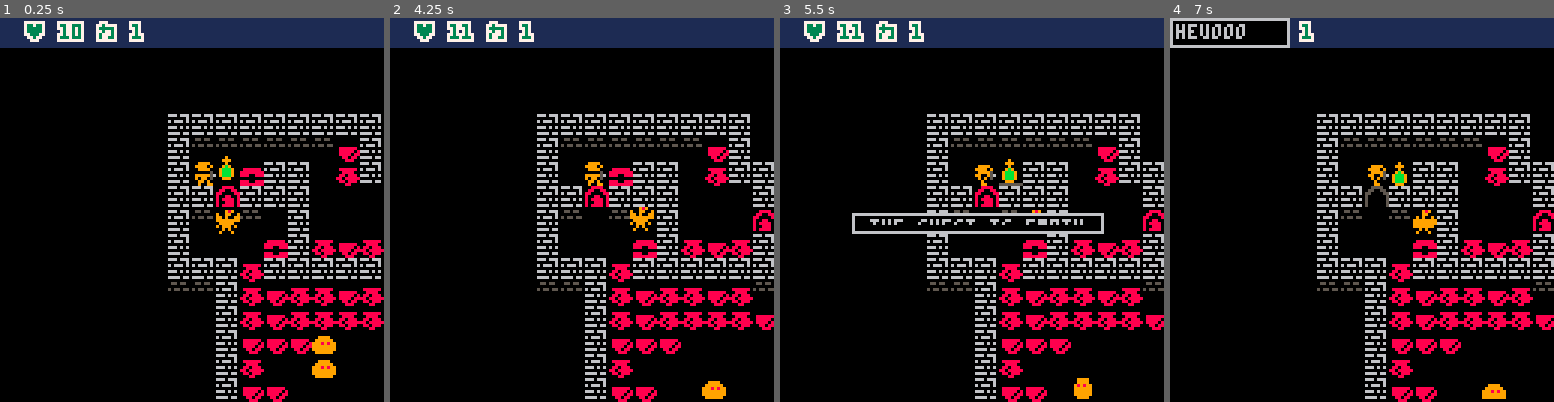
Above: before the commit, frames 1-4 (left to right).
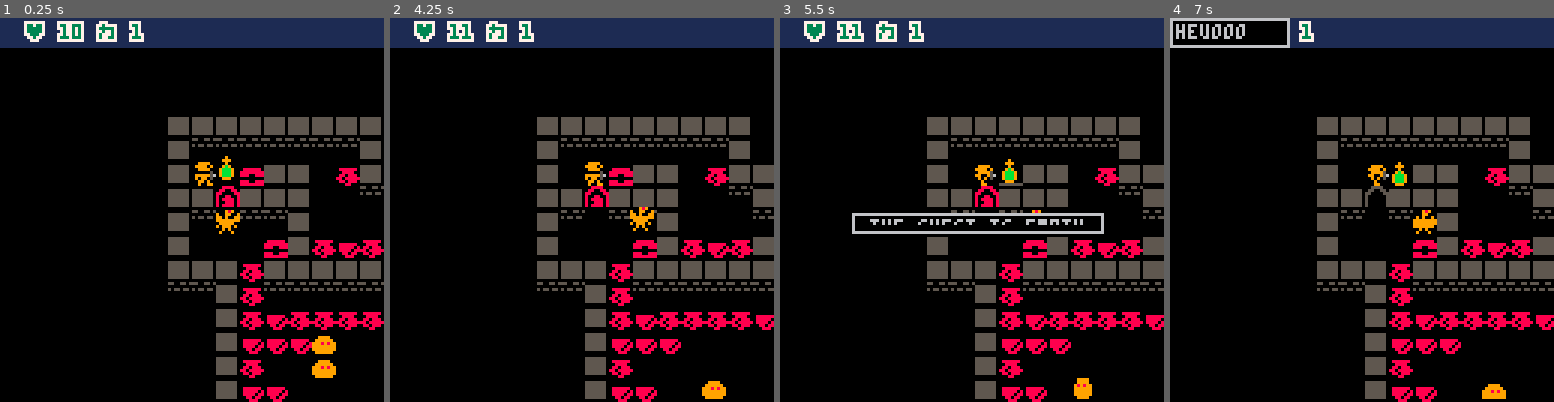
Above: after the commit, the same moments.

Repository: chebastian/picoabyss
Game: PICO-8 cartridge rouge.p8
The game is run twice, just before and just after one commit, with the same random seed, the same clock (stepped at 60 frames per second) and the same inputs.
Inputs:
- Up to frame 1 (0.25 s): no input
- Up to frame 2 (4.25 s): tap X (X key) at 0.33, 1.07, 1.85, 2.97, 4.08 s; tap O (Z key) at 0.7, 1.7, 2.1, 2.5, 2.9, 3.3, 3.7, 4.1 s; hold Right 1.6-2.1 s; hold Up 2.15-2.42 s; hold Right 2.47-3.03 s; hold Left 3.08-3.58 s; hold Down 3.63-3.97 s; hold Right from 4.02 s (still down)
- Up to frame 3 (5.5 s): tap O (Z key) at 4.5, 4.9, 5.3 s; release Right at 4.68 s; hold Up 4.73-5.03 s; hold Left from 5.08 s (still down); tap X (X key) at 5.2 s
- Up to frame 4 (7 s): release Left at 5.68 s; tap O (Z key) every 0.4 s from 5.7 to 6.9 s; hold Down 5.73-6.03 s; hold Right 6.08-6.58 s; tap X (X key) at 6.32 s; hold Right from 6.63 s (still down)

The runs differ from the first frame. In frame 1, 12% of the frame differs, in the area x 43-100%, y 25-100%; in frame 2, 14%, in the area x 38-100%, y 25-100%; in frame 3, 13%; in frame 4, 14%.

Commit message:
add auto set of walls bellow walls

Diff:
--- a/rouge.p8
+++ b/rouge.p8
@@ -21,7 +21,21 @@
 	sfx_bmp=1
 	sfx_lmp=2
 	sfx_door=3
+	initmap()
 	start()
+end
+
+function initmap()
+ for y=1,64 do
+  for x=1,65 do
+   if mget(x,y) == 1 then
+    local tbx,tby=x,y+1
+    if mget(tbx,tby) != 1 then
+     mset(tbx,tby,17)
+    end
+   end
+  end
+ end
 end
 
 function _draw()
@@ -735,18 +749,18 @@
 
 
 __gff__
-0001000000000000000303030003000300000000000000000000000000030000000000000000000000000000000000000000000000000000000000000000000000000000000000000000000000000000000000000000000000000000000000000000000000000000000000000000000000000000000000000000000000000000
+0001000000000000000303030003000300000000000000000000000000030000000101000000000000000000000000000000000000000000000000000000000000000000000000000000000000000000000000000000000000000000000000000000000000000000000000000000000000000000000000000000000000000000
 0000000000000000000000000000000000000000000000000000000000000000000000000000000000000000000000000000000000000000000000000000000000000000000000000000000000000000000000000000000000000000000000000000000000000000000000000000000000000000000000000000000000000000
 __map__
 0018000000000000000000000000000000000000000000000000000000000000000000000000000000000000000000000000000000000000000000000000000000000000000000000000000000000000000000000000000000000000000000000000000000000000000000000000000000000000000000000000000000000000
 0000000101010101010101010000000000000000000000000000000000000000000000000000000000000000000000000000000000000000000000000000000000000000000000000000000000000000000000000000000000000000000000000000000000000000000000000000000000000000000000000000000000000000
-000000011111111111110f010000000000000000000000000000000000000000000000000000000000000000000000000000000000000000000000000000000000000000000000000000000000000000000000000000000000000000000000000000000000000000000000000000000000000000000000000000000000000000
+000000010000000000000f010000000000000000000000000000000000000000000000000000000000000000000000000000000000000000000000000000000000000000000000000000000000000000000000000000000000000000000000000000000000000000000000000000000000000000000000000000000000000000
 0000000102020b0101000d010101010100000000010101010101010100000000000000000000000000000000000000000000000000000000000000000000000000000000000000000000000000000000000000000000000000000000000000000000000000000000000000000000000000000000000000000000000000000000
-0000000101090101010202020102020101010101010000000000000100000000000000000000000000000000000000000000000000000000000000000000000000000000000000000000000000000000000000000000000000000000000000000000000000000000000000000000000000000000000000000000000000000000
-0000000111001100010000000900020100000000010000000000000100000000000000000000000000000000000000000000000000000000000000000000000000000000000000000000000000000000000000000000000000000000000000000000000000000000000000000000000000000000000000000000000000000000
+0000000101090101010202000100000101010101010000000000000100000000000000000000000000000000000000000000000000000000000000000000000000000000000000000000000000000000000000000000000000000000000000000000000000000000000000000000000000000000000000000000000000000000
+0000000100000000010000000900020100000000010000000000000100000000000000000000000000000000000000000000000000000000000000000000000000000000000000000000000000000000000000000000000000000000000000000000000000000000000000000000000000000000000000000000000000000000
 000000010000020b010d0f0d0100000100000000090000000000000100000000000000000000000000000000000000000000000000000000000000000000000000000000000000000000000000000000000000000000000000000000000000000000000000000000000000000000000000000000000000000000000000000000
 0000000101010d01010101010101090100000000010901010101010100000000000000000000000000000000000000000000000000000000000000000000000000000000000000000000000000000000000000000000000000000000000000000000000000000000000000000000000000000000000000000000000000000000
-0000001111010d0f0d0d0f0d1111000100000001010000000001000000000000000000000000000000000000000000000000000000000000000000000000000000000000000000000000000000000000000000000000000000000000000000000000000000000000000000000000000000000000000000000000000000000000
+0000000000010d0f0d0d0f0d0000000100000001010000000001000000000000000000000000000000000000000000000000000000000000000000000000000000000000000000000000000000000000000000000000000000000000000000000000000000000000000000000000000000000000000000000000000000000000
 0000000000010d0f0d0d0d0d0f0d0f0100000001000000000001000000000000000000000000000000000000000000000000000000000000000000000000000000000000000000000000000000000000000000000000000000000000000000000000000000000000000000000000000000000000000000000000000000000000
 0000000000010f0f0f00000000000f0101010101000000000001000000000000000000000000000000000000000000000000000000000000000000000000000000000000000000000000000000000000000000000000000000000000000000000000000000000000000000000000000000000000000000000000000000000000
 0000000000010d000202020202020f0900000009000000000001000000000000000000000000000000000000000000000000000000000000000000000000000000000000000000000000000000000000000000000000000000000000000000000000000000000000000000000000000000000000000000000000000000000000
Not shown, changed: 31 lines of the sprite sheet (__gfx__) section of rouge.p8
